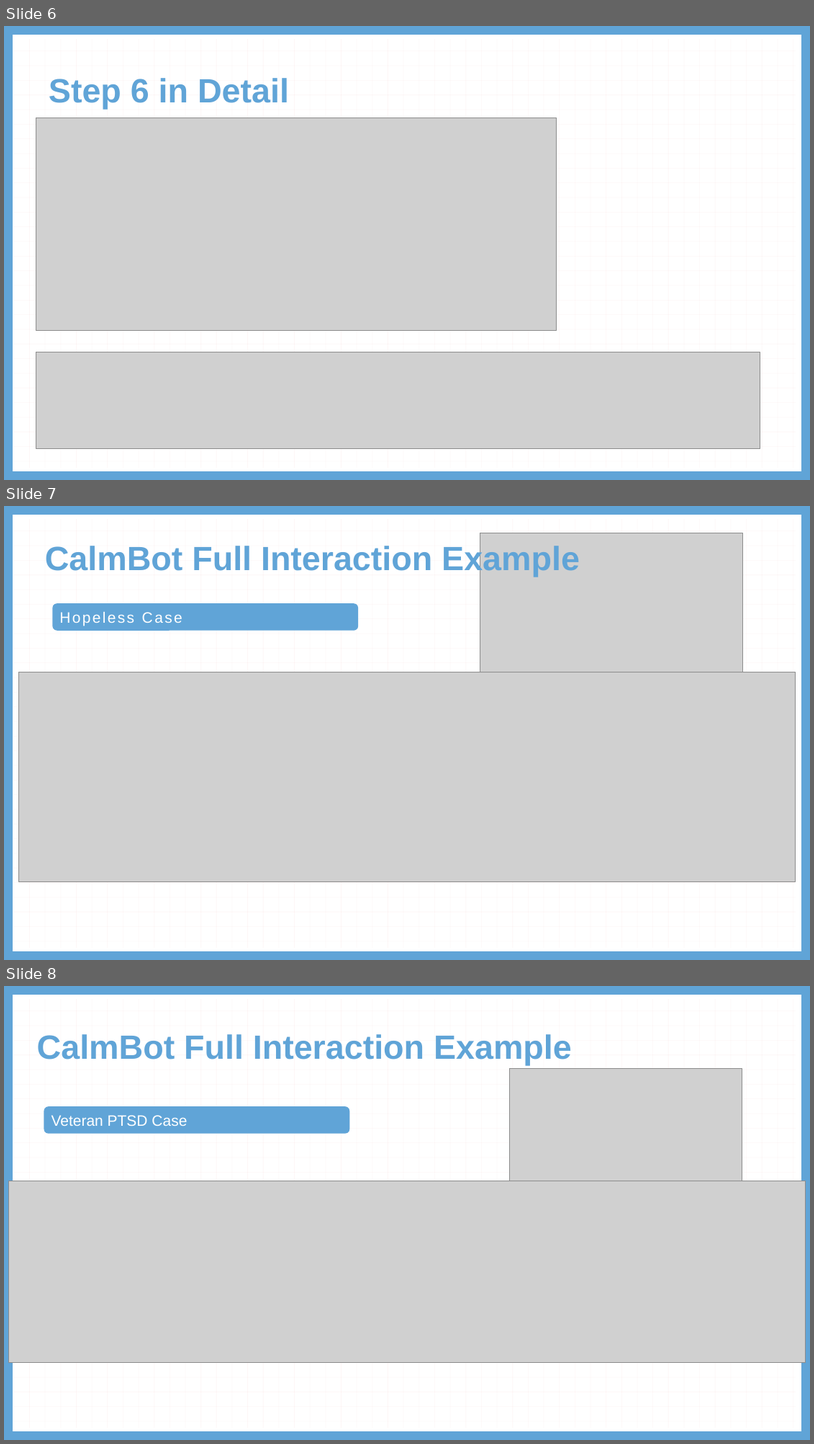
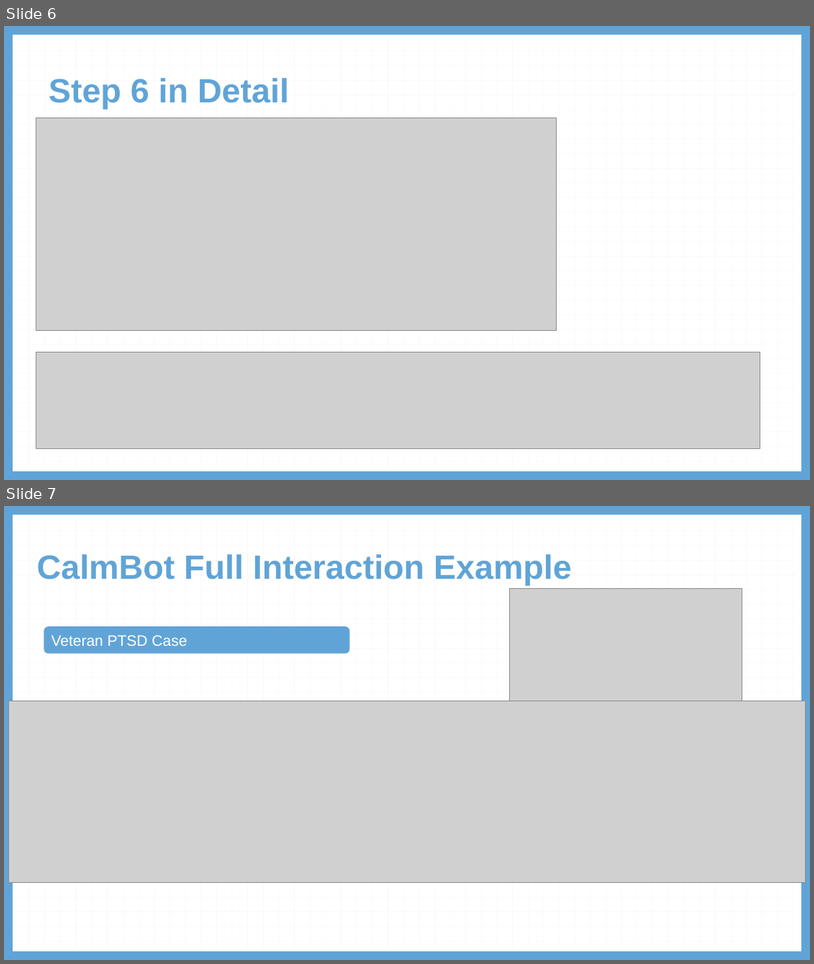
Before and after one commit to hhhh3110/calmbot-project, a slide deck: CalmBot.pptx. Shown one above the other, each under a label of ours: slides 6, 7 and 8 before the commit, slides 6 and 7 after it. The pictures are 814x1444 and 814x964 pixels, drawn with LibreOffice and Linux fonts; fonts in the diff are those of the drawing; grey boxes stand for pictures. Boxes give left, top, right and bottom in pixels: in the first picture for what was removed or moved away, otherwise in the second. Text is boxed around its words. In the diff, an @@ line names an element or a change of style, - is before the commit and + after.

```diff
--- a/CalmBot.pptx
+++ b/CalmBot.pptx
@@ slide 7 removed at box(4, 506, 810, 960), background #FFFFFF; not listed: 80 template elements that a slide beside it also shows @@
@@ title removed at box(45, 543, 580, 577) @@
-CalmBot Full Interaction Example
@@ picture removed at box(481, 533, 743, 770) @@
@@ rounded rectangle removed at box(52, 603, 358, 631) @@
-Hopeless Case
@@ picture removed at box(18, 672, 796, 882) @@
@@ what was slide 8 is now slide 7 @@
```
Also in this commit, not shown: 2 slides changed.
